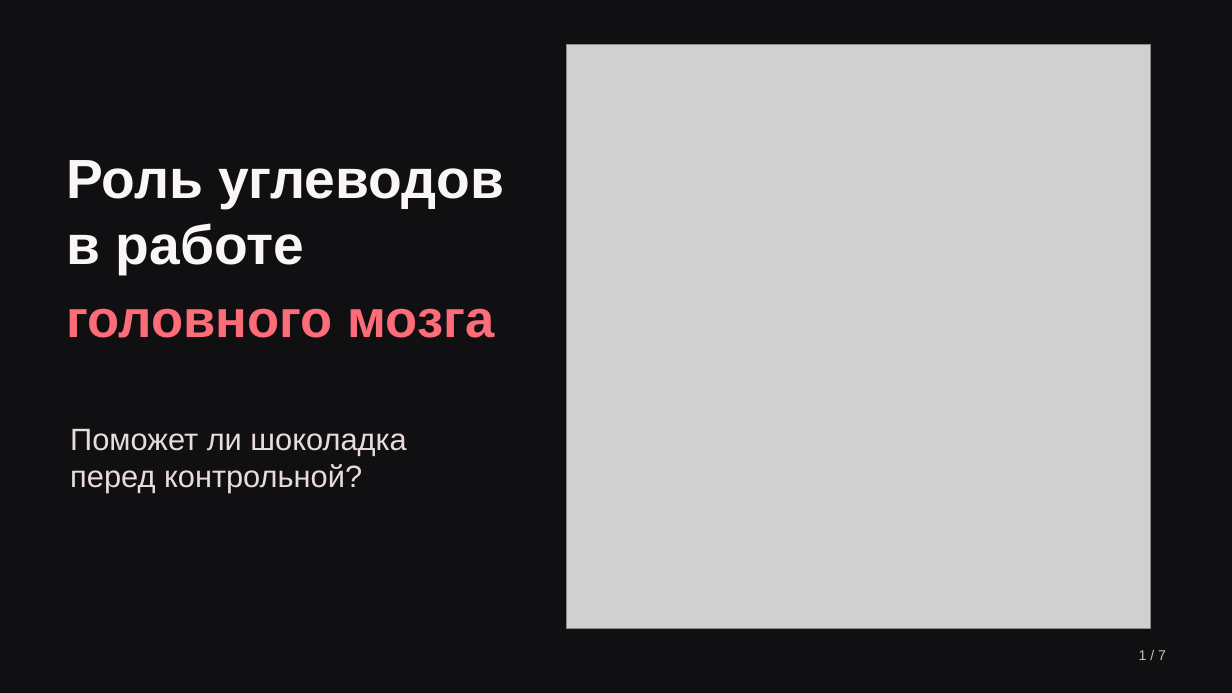
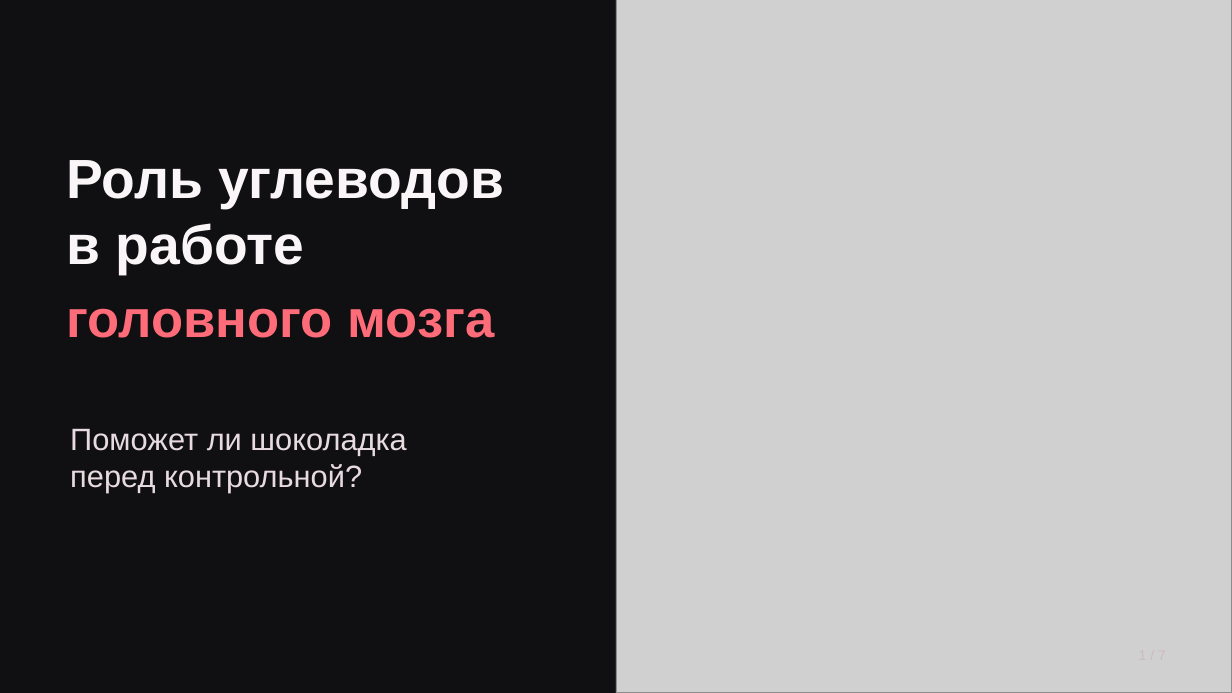
Before and after one commit to vetementaI/presentations, a slide deck: slide 1 of Углеводы и мозг.pptx. Drawn at 1232x693 pixels with LibreOffice and Linux fonts; fonts in the diff are those of the drawing; grey boxes stand for pictures. Boxes give left, top, right and bottom in pixels: in the first picture for what was removed or moved away, otherwise in the second. Text is boxed around its words. In the diff, an @@ line names an element or a change of style, - is before the commit and + after.

```diff
--- a/Углеводы и мозг.pptx
+++ b/Углеводы и мозг.pptx
@@ picture: place and size @@
-picture at [567, 44, 1151, 628]
+picture at [616, 0, 1232, 693]
@@ text removed at [1139, 650, 1166, 660] @@
-1 / 7
```
Also in this commit, not shown: 3 other slides changed.
